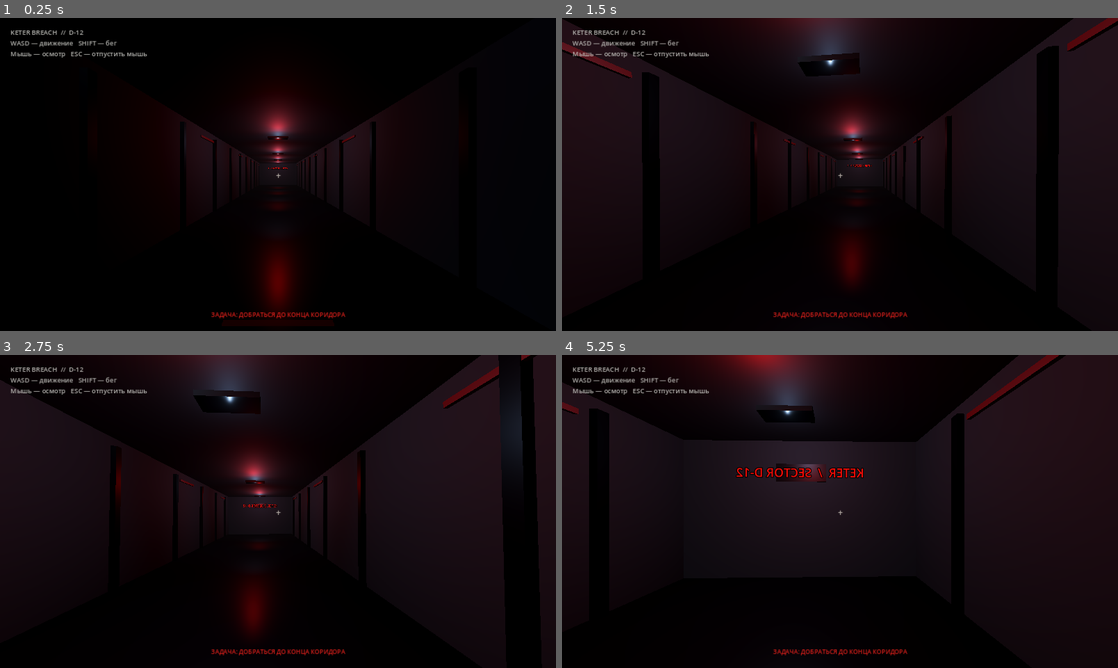
Above: before the commit, frames 1-4 (two rows, left to right).
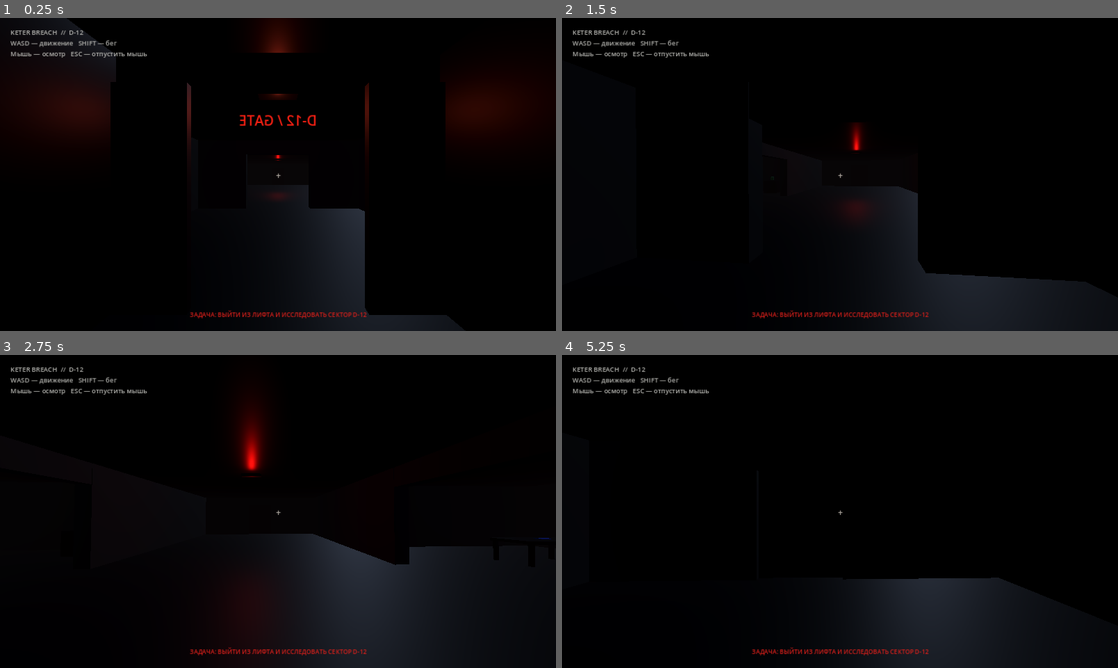
Above: after the commit, the same moments.

Repository: Keter-Breach/keter-breach.ru
Game: Godot game, scene res://scenes/main.tscn
The game is run twice, just before and just after one commit, with the same random seed, the same clock (stepped at 60 frames per second) and the same inputs.
Inputs (mouse positions are in pixels of both pictures, inside the frame that each line leads up to):
- Up to frame 1 (0.25 s): no input
- Up to frame 2 (1.5 s): tap Enter at 0.5 s; move the mouse to (867, 174) at 0.52 s; hold Shift (sprint) 0.53-1.28 s; hold W (move_forward) from 0.53 s (still down); move the mouse to (812, 174) at 1.27 s; tap Shift (sprint) at 1.35 s
- Up to frame 3 (2.75 s): keep holding W (move_forward); move the mouse to (289, 505) at 2.02 s; hold Shift (sprint) from 2.03 s (still down)
- Up to frame 4 (5.25 s): keep holding W (move_forward); move the mouse to (834, 517) at 2.77 s; release Shift (sprint) at 2.78 s; tap Shift (sprint) at 2.85, 4.35 s; move the mouse to (878, 514) at 3.52 s; hold Shift (sprint) 3.53-4.28 s; move the mouse to (795, 508) at 4.27 s; move the mouse to (845, 511) at 5.02 s; hold Shift (sprint) from 5.03 s (still down)

The runs differ from the first frame. In frame 1, 15% of the frame differs, in the area x 3-94%, y 0-100%; in frame 2, 32%; in frame 3, 28%; in frame 4, 39%, in the area x 0-100%, y 0-100%.

Commit message:
Integrate original D-12 facility layout into Godot prototype

Diff:
--- a/godot-prototype/scripts/main.gd
+++ b/godot-prototype/scripts/main.gd
@@ -1,10 +1,11 @@
 extends Node3D
 
 const PlayerScript = preload("res://scripts/player.gd")
+const FacilityLayout = preload("res://scripts/facility_layout.gd")
 
 func _ready() -> void:
 	_build_environment()
-	_build_corridor()
+	_build_facility()
 	_build_player()
 	_build_hud()
 
@@ -41,6 +42,12 @@
 		visual.material_override = material
 	parent.add_child(body)
 	return body
+
+func _build_facility() -> void:
+	var facility := Node3D.new()
+	facility.name = "FacilityD12"
+	facility.set_script(FacilityLayout)
+	add_child(facility)
 
 func _build_environment() -> void:
 	var world := WorldEnvironment.new()
@@ -122,7 +129,8 @@
 	shape.shape = capsule
 	shape.position.y = 0.9
 	player.add_child(shape)
-	player.position = Vector3(0, 0.1, 3.0)
+	player.position = Vector3(0, 0.1, -7.8)
+	player.rotation.y = PI
 	add_child(player)
 
 func _build_hud() -> void:
@@ -143,7 +151,7 @@
 	info.add_theme_color_override("font_color", Color(0.78, 0.78, 0.76, 0.9))
 	layer.add_child(info)
 	var objective := Label.new()
-	objective.text = "ЗАДАЧА: ДОБРАТЬСЯ ДО КОНЦА КОРИДОРА"
+	objective.text = "ЗАДАЧА: ВЫЙТИ ИЗ ЛИФТА И ИССЛЕДОВАТЬ СЕКТОР D-12"
 	objective.anchor_left = 0.5
 	objective.anchor_right = 0.5
 	objective.anchor_top = 1.0
